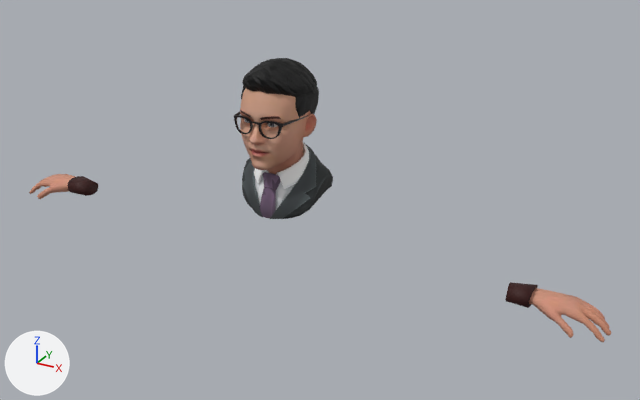
What one commit did to the glTF model public/avatar.glb.
The view is the same before and after, from a 50 mm lens placed at (1.058, -1.706, 1.301), pointed at (0.105, 0.026, 0.435). The axes (+X, +Y, +Z) are drawn at lower left. The lights are the same throughout. Where no turn or scale is listed for an object, it has been applied to the vertices. Vertices at the same position are counted once.

Names of what the first picture shows: 'Wolf3D_Glasses', 'Wolf3D_Hair', 'Wolf3D_Hands', 'Wolf3D_Head', 'Wolf3D_Shirt'.
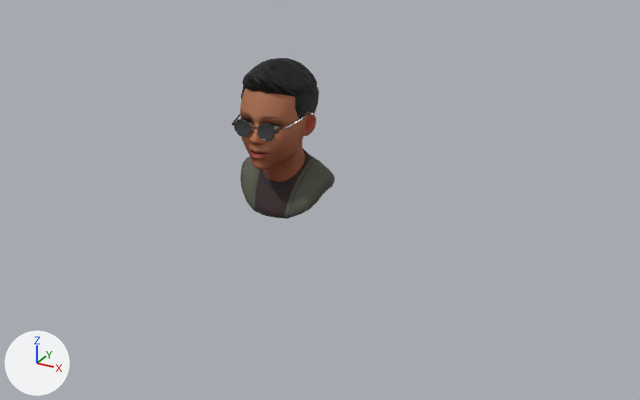
Location of each change, [x1, y1, x2, y2] in pixels of the pictures (640 x 400 px):
'Wolf3D_Head', surface changed (beige to brown)
    both: [240, 88, 317, 182]
'Wolf3D_Shirt', surface changed, reshaped (9% shorter)
    before: [242, 142, 333, 219]
    after: [240, 149, 335, 219]
'Wolf3D_Hands', no longer drawn (brown)
    before: [29, 174, 611, 342]
'Wolf3D_Glasses', reshaped (9% wider)
    before: [234, 112, 308, 139]
    after: [232, 113, 313, 141]
part 2 of me_wolf3d_shirt, rebuilt (9% shorter)
    before: [242, 142, 333, 219]
    after: [240, 149, 335, 219]
part 3 of me_wolf3d_shirt, deleted
    before: [254, 143, 309, 210]
part 4 of me_wolf3d_shirt, deleted (purple)
    before: [260, 173, 281, 218]

The edits, one by one:
Picture 'shirt-m-06-D.jpg' (img_shirt_m_06_d_jpg) is new.
Picture 'baseColor.jpg.001' (img_basecolor_jpg_001) is new.
Material 'Wolf3D_Skin' (mat_wolf3d_skin) changes its picture from img_basecolor_001 to img_basecolor_jpg_001.
Material 'Wolf3D_Shirt' (mat_wolf3d_shirt) changes its picture from img_shirt_m_02_d to img_shirt_m_06_d_jpg.
me_wolf3d_glasses is used by ob_wolf3d_glasses; location (0.0, 0.0, 0.0).
me_wolf3d_glasses had 278 vertices, 560 faces and spanned x -0.082..0.082, y -0.091..0.037, z 0.615..0.657.
me_wolf3d_glasses now has 491 vertices, 946 faces and spans x -0.082..0.082, y -0.1..0.041, z 0.613..0.654.
me_wolf3d_glasses part 1: 278 vertices removed from x -0.082..0.082, y -0.091..0.037, z 0.615..0.657; 491 vertices added at x -0.082..0.082, y -0.1..0.041, z 0.613..0.654.
me_wolf3d_shirt is used by ob_wolf3d_shirt; location (0.0, 0.0, 0.0).
me_wolf3d_shirt had 576 vertices, 956 faces and spanned x -0.115..0.115, y -0.057..0.137, z 0.39..0.559.
me_wolf3d_shirt now has 466 vertices, 910 faces and spans x -0.123..0.123, y -0.048..0.136, z 0.394..0.538.
me_wolf3d_shirt part 2: the loose piece of 307 vertices spanning x -0.115..0.115, y -0.057..0.137, z 0.39..0.552 is rebuilt with 466 vertices and now spans x -0.123..0.123, y -0.048..0.136, z 0.394..0.538.
me_wolf3d_shirt part 3: the loose piece of 214 vertices spanning x -0.074..0.073, y -0.046..0.097, z 0.414..0.559 is deleted.
me_wolf3d_shirt part 4: the loose piece of 55 vertices spanning x -0.03..0.029, y -0.054..-0.015, z 0.396..0.503 is deleted.
Object 'Wolf3D_Hands' (ob_wolf3d_hands) now shows nothing instead of me_wolf3d_hands.
